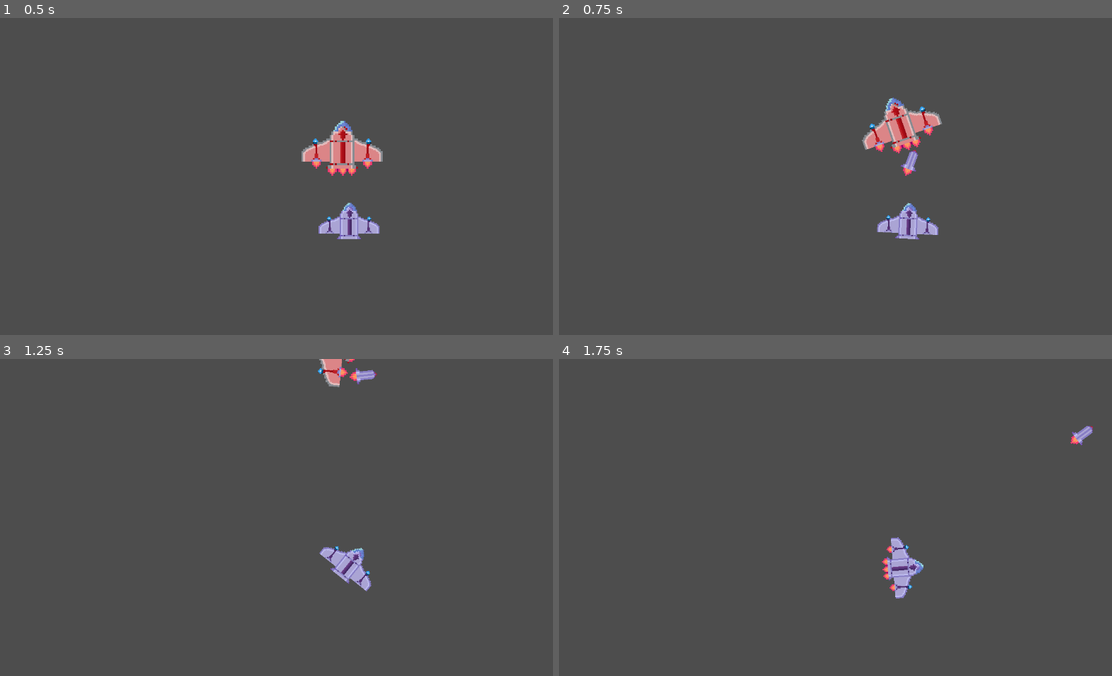
Above: before the commit, frames 1-4 (two rows, left to right).
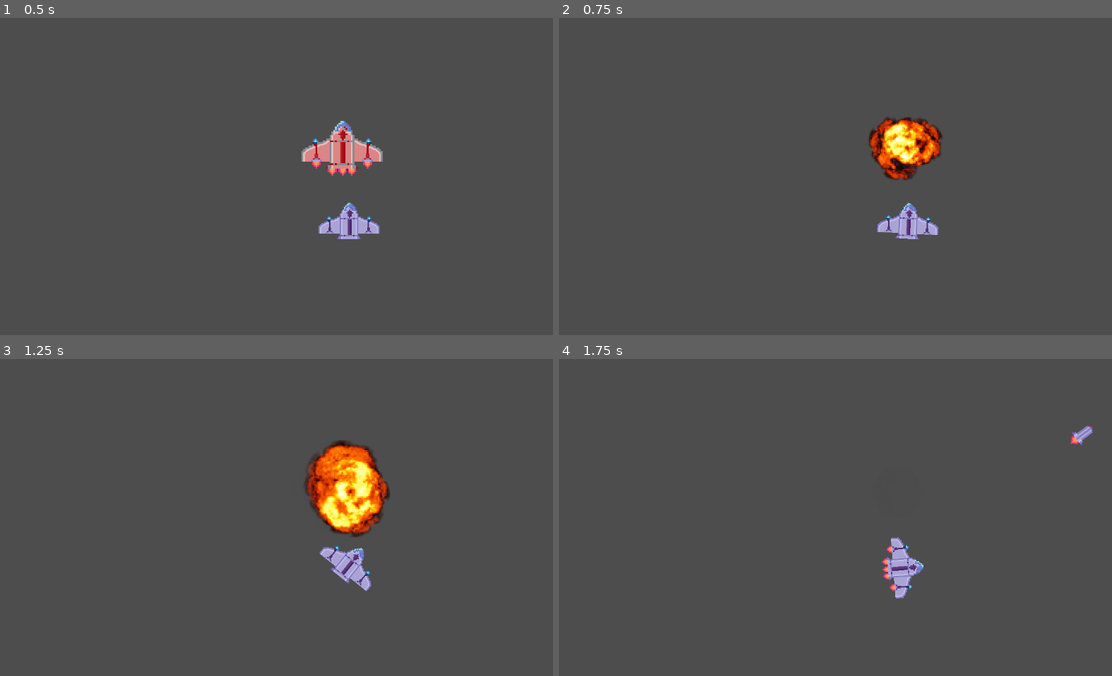
Above: after the commit, the same moments.

Repository: kyleoneill/beryl
Game: Godot game, scene res://scenes/dev_level.tscn
Same seed, same stepped clock (60 frames per second), same inputs: the game is played once before the commit and once after it.
Inputs:
- Up to frame 1 (0.5 s): no input
- Up to frame 2 (0.75 s): tap Enter at 0.5 s; hold D (right) from 0.53 s (still down); tap E (shoot) at 0.6 s
- Up to frame 3 (1.25 s): keep holding D (right)
- Up to frame 4 (1.75 s): release D (right) at 1.28 s; hold S (down) from 1.28 s (still down); tap E (shoot) at 1.35 s

Frame 1 is identical in both runs. In frame 2, 2.4% of the frame differs, in the area x 54-70%, y 25-52%; in frame 3, 3.8%, in the area x 55-71%, y 0-57%; in frame 4, less than 0.1%.

Commit message:
Missiles explode when hitting an enemy, killing them

Diff:
--- a/scenes/characters/enemy.tscn
+++ b/scenes/characters/enemy.tscn
@@ -5,6 +5,8 @@
 [node name="enemy" type="RigidBody2D"]
 position = Vector2(149, 69)
 gravity_scale = 0.0
+max_contacts_reported = 10
+contact_monitor = true
 
 [node name="Sprite2D" type="Sprite2D" parent="."]
 texture_filter = 1
--- /dev/null
+++ b/scenes/explosion.tscn
@@ -0,0 +1,183 @@
+[gd_scene load_steps=27 format=3 uid="uid://bq1ty8dboueqd"]
+
+[ext_resource type="Texture2D" uid="uid://oml1eeqt5uwr" path="res://sprites/explosion.png" id="1_tjiha"]
+[ext_resource type="Script" path="res://scripts/explosion.gd" id="2_sgjym"]
+
+[sub_resource type="AtlasTexture" id="AtlasTexture_1etim"]
+atlas = ExtResource("1_tjiha")
+region = Rect2(76, 0, 76, 75)
+
+[sub_resource type="AtlasTexture" id="AtlasTexture_lt7le"]
+atlas = ExtResource("1_tjiha")
+region = Rect2(152, 0, 76, 75)
+
+[sub_resource type="AtlasTexture" id="AtlasTexture_kcj07"]
+atlas = ExtResource("1_tjiha")
+region = Rect2(228, 0, 76, 75)
+
+[sub_resource type="AtlasTexture" id="AtlasTexture_lxk8w"]
+atlas = ExtResource("1_tjiha")
+region = Rect2(304, 0, 76, 75)
+
+[sub_resource type="AtlasTexture" id="AtlasTexture_38xfl"]
+atlas = ExtResource("1_tjiha")
+region = Rect2(380, 0, 76, 75)
+
+[sub_resource type="AtlasTexture" id="AtlasTexture_s3x7v"]
+atlas = ExtResource("1_tjiha")
+region = Rect2(456, 0, 76, 75)
+
+[sub_resource type="AtlasTexture" id="AtlasTexture_avbh8"]
+atlas = ExtResource("1_tjiha")
+region = Rect2(532, 0, 76, 75)
+
+[sub_resource type="AtlasTexture" id="AtlasTexture_3kyno"]
+atlas = ExtResource("1_tjiha")
+region = Rect2(0, 75, 76, 75)
+
+[sub_resource type="AtlasTexture" id="AtlasTexture_oq55d"]
+atlas = ExtResource("1_tjiha")
+region = Rect2(76, 75, 76, 75)
+
+[sub_resource type="AtlasTexture" id="AtlasTexture_codhg"]
+atlas = ExtResource("1_tjiha")
+region = Rect2(152, 75, 76, 75)
+
+[sub_resource type="AtlasTexture" id="AtlasTexture_d8wn4"]
+atlas = ExtResource("1_tjiha")
+region = Rect2(228, 75, 76, 75)
+
+[sub_resource type="AtlasTexture" id="AtlasTexture_l285u"]
+atlas = ExtResource("1_tjiha")
+region = Rect2(304, 75, 76, 75)
+
+[sub_resource type="AtlasTexture" id="AtlasTexture_07x8j"]
+atlas = ExtResource("1_tjiha")
+region = Rect2(380, 75, 76, 75)
+
+[sub_resource type="AtlasTexture" id="AtlasTexture_kbaoi"]
+atlas = ExtResource("1_tjiha")
+region = Rect2(456, 75, 76, 75)
+
+[sub_resource type="AtlasTexture" id="AtlasTexture_qotup"]
+atlas = ExtResource("1_tjiha")
+region = Rect2(532, 75, 76, 75)
+
+[sub_resource type="AtlasTexture" id="AtlasTexture_oh5vp"]
+atlas = ExtResource("1_tjiha")
+region = Rect2(0, 150, 76, 75)
+
+[sub_resource type="AtlasTexture" id="AtlasTexture_7ikdp"]
+atlas = ExtResource("1_tjiha")
+region = Rect2(76, 150, 76, 75)
+
+[sub_resource type="AtlasTexture" id="AtlasTexture_35435"]
+atlas = ExtResource("1_tjiha")
+region = Rect2(152, 150, 76, 75)
+
+[sub_resource type="AtlasTexture" id="AtlasTexture_gdbok"]
+atlas = ExtResource("1_tjiha")
+region = Rect2(228, 150, 76, 75)
+
+[sub_resource type="AtlasTexture" id="AtlasTexture_hpb7k"]
+atlas = ExtResource("1_tjiha")
+region = Rect2(304, 150, 76, 75)
+
+[sub_resource type="AtlasTexture" id="AtlasTexture_86mlf"]
+atlas = ExtResource("1_tjiha")
+region = Rect2(380, 150, 76, 75)
+
+[sub_resource type="AtlasTexture" id="AtlasTexture_ynkh2"]
+atlas = ExtResource("1_tjiha")
+region = Rect2(456, 150, 76, 75)
+
+[sub_resource type="AtlasTexture" id="AtlasTexture_7bjrr"]
+atlas = ExtResource("1_tjiha")
+region = Rect2(532, 150, 76, 75)
+
+[sub_resource type="SpriteFrames" id="SpriteFrames_u5e6q"]
+animations = [{
+"frames": [{
+"duration": 1.0,
+"texture": SubResource("AtlasTexture_1etim")
+}, {
+"duration": 1.0,
+"texture": SubResource("AtlasTexture_lt7le")
+}, {
+"duration": 1.0,
+"texture": SubResource("AtlasTexture_kcj07")
+}, {
+"duration": 1.0,
+"texture": SubResource("AtlasTexture_lxk8w")
+}, {
+"duration": 1.0,
+"texture": SubResource("AtlasTexture_38xfl")
+}, {
+"duration": 1.0,
+"texture": SubResource("AtlasTexture_s3x7v")
+}, {
+"duration": 1.0,
+"texture": SubResource("AtlasTexture_avbh8")
+}, {
+"duration": 1.0,
+"texture": SubResource("AtlasTexture_3kyno")
+}, {
+"duration": 1.0,
+"texture": SubResource("AtlasTexture_oq55d")
+}, {
+"duration": 1.0,
+"texture": SubResource("AtlasTexture_codhg")
+}, {
+"duration": 1.0,
+"texture": SubResource("AtlasTexture_d8wn4")
+}, {
+"duration": 1.0,
+"texture": SubResource("AtlasTexture_l285u")
+}, {
+"duration": 1.0,
+"texture": SubResource("AtlasTexture_07x8j")
+}, {
+"duration": 1.0,
+"texture": SubResource("AtlasTexture_kbaoi")
+}, {
+"duration": 1.0,
+"texture": SubResource("AtlasTexture_qotup")
+}, {
+"duration": 1.0,
+"texture": SubResource("AtlasTexture_oh5vp")
+}, {
+"duration": 1.0,
+"texture": SubResource("AtlasTexture_7ikdp")
+}, {
+"duration": 1.0,
+"texture": SubResource("AtlasTexture_35435")
+}, {
+"duration": 1.0,
+"texture": SubResource("AtlasTexture_gdbok")
+}, {
+"duration": 1.0,
+"texture": SubResource("AtlasTexture_hpb7k")
+}, {
+"duration": 1.0,
+"texture": SubResource("AtlasTexture_86mlf")
+}, {
+"duration": 1.0,
+"texture": SubResource("AtlasTexture_ynkh2")
+}, {
+"duration": 1.0,
+"texture": SubResource("AtlasTexture_7bjrr")
+}],
+"loop": true,
+"name": &"explosion",
+"speed": 20.0
+}]
+
+[node name="explosion" type="AnimatedSprite2D"]
+texture_filter = 1
+scale = Vector2(3, 3)
+sprite_frames = SubResource("SpriteFrames_u5e6q")
+animation = &"explosion"
+script = ExtResource("2_sgjym")
+
+[connection signal="animation_finished" from="." to="." method="_on_animation_finished"]
+[connection signal="animation_looped" from="." to="." method="_on_animation_looped"]
--- a/scenes/weapons/missile.tscn
+++ b/scenes/weapons/missile.tscn
@@ -10,6 +10,8 @@
 [node name="Missile" type="RigidBody2D"]
 position = Vector2(522, 305)
 gravity_scale = 0.0
+max_contacts_reported = 10
+contact_monitor = true
 script = ExtResource("1_wrfq4")
 metadata/_edit_group_ = true
 
@@ -20,3 +22,5 @@
 
 [node name="CollisionShape2D" type="CollisionShape2D" parent="."]
 shape = SubResource("CapsuleShape2D_o70pd")
+
+[connection signal="body_entered" from="." to="." method="_on_body_entered"]
--- /dev/null
+++ b/scripts/explosion.gd
@@ -0,0 +1,15 @@
+extends AnimatedSprite2D
+
+
+# Called when the node enters the scene tree for the first time.
+func _ready():
+	pass # Replace with function body.
+
+
+# Called every frame. 'delta' is the elapsed time since the previous frame.
+func _process(delta):
+	pass
+
+
+func _on_animation_looped():
+	queue_free()
--- a/scripts/player.gd
+++ b/scripts/player.gd
@@ -55,7 +55,6 @@
 
 	# Combat
 	if Input.is_action_just_pressed("shoot"):
-		# TODO: The missile should de-spawn after a certain number of seconds
 		# TODO: When colliding with anybody (even the player) it should explode and deal damage
 
 		# Spawn a missile, add it to the parent scene
--- a/scripts/weapon.gd
+++ b/scripts/weapon.gd
@@ -2,7 +2,6 @@
 
 @export var time_to_live = 7
 var time_passed
-
 
 # Called when the node enters the scene tree for the first time.
 func _ready():
@@ -14,3 +13,24 @@
 	time_passed += delta
 	if time_passed >= time_to_live:
 		queue_free()
+
+
+func _on_body_entered(body):
+	# TODO: What if we want an enemy to take more than a single hit?
+	#       Enemies should have health and the missile should blow up and deal
+	#       damage (with explosion animation) when hitting them, but only
+	#       delete them if they run out of health
+	# TODO: Enemy should drop loot when they die
+	if(body.name == "enemy"):
+		# Our missile hit an enemy, create an explosion animation
+		var explosion_animation = preload("res://scenes/explosion.tscn").instantiate()
+		get_parent().add_child(explosion_animation)
+
+		# TODO: Explosion sound - https://www.youtube.com/watch?v=3q7SLBB_9EM
+		#       Wind Waker KABOOM sound as placeholder
+
+		# Play the animation and delete the missile and enemy
+		explosion_animation.position = body.position
+		explosion_animation.play("explosion")
+		body.queue_free()
+		queue_free()
Binary file added: sprites/explosion.png
Not shown, added: sprites/explosion.png.import
